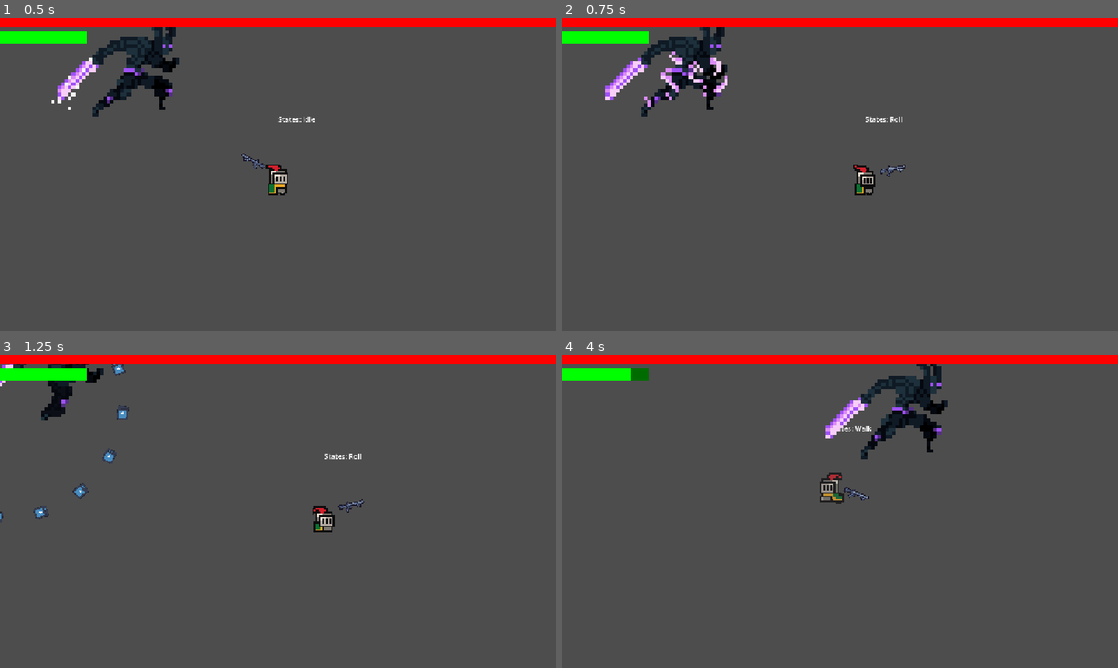
Above: before the commit, frames 1-4 (two rows, left to right).
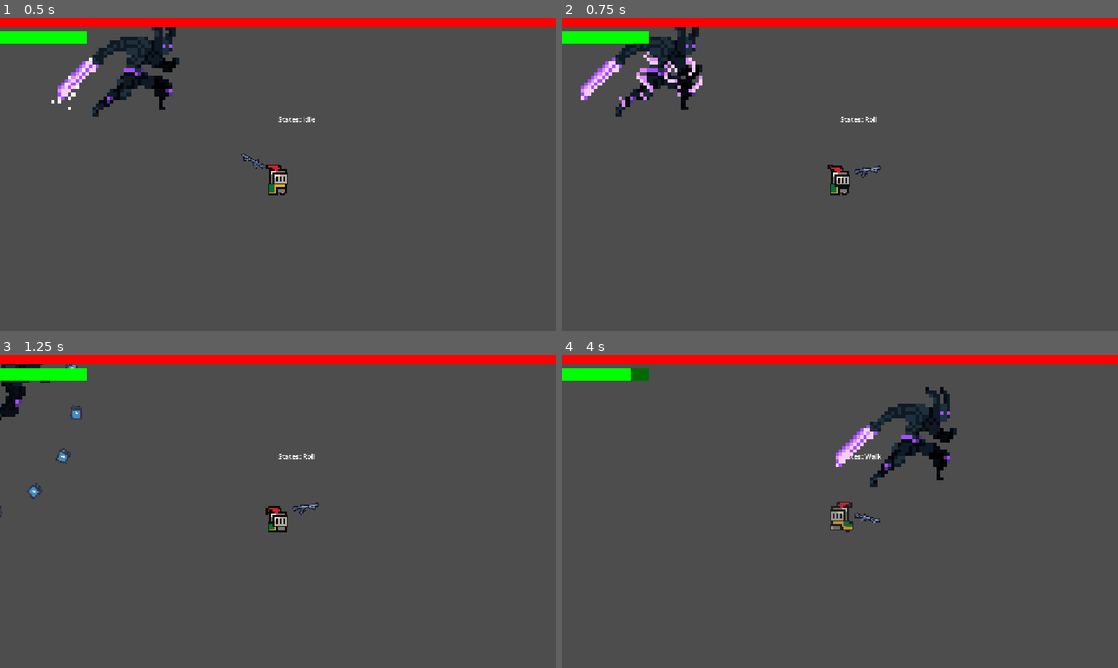
Above: after the commit, the same moments.

Repository: andyhi93/godot-FSM-boss-template
Game: Godot game, scene res://Scenes/Main.tscn
Two runs of this game, one before a commit and one after it. Both use one fixed random seed, a clock stepped at 60 frames per second and the inputs below. The engine's default icon, where the game draws it, is replaced by a stand-in: a white triangle on a blue panel in a dark square. Sound files missing from this copy of the repository are replaced by a short silence.
Inputs (mouse positions are in pixels of both pictures, inside the frame that each line leads up to):
- Up to frame 1 (0.5 s): no input
- Up to frame 2 (0.75 s): move the mouse to (962, 158) at 0.52 s; hold D (move_right) from 0.53 s (still down); tap Shift (roll) at 0.6 s
- Up to frame 3 (1.25 s): keep holding D (move_right)
- Up to frame 4 (4 s): move the mouse to (728, 527) at 1.27 s; release D (move_right) at 1.28 s; hold S (move_down) 1.28-2.03 s; right-click (728, 527) at 1.35 s; tap Shift (roll) at 1.55, 2.1, 3.05, 3.6 s; move the mouse to (895, 442) at 2.02 s; hold D (move_right) 2.03-2.78 s; move the mouse to (812, 574) at 2.77 s; hold W (move_up) 2.78-3.53 s; click (812, 574) at 2.85 s; move the mouse to (1006, 558) at 3.52 s; hold A (move_left) from 3.53 s (still down)

Frame 1 is identical in both runs. In frame 2, 4.4% of the frame differs, in the area x 3-62%, y 2-57%; in frame 3, 2.3%; in frame 4, 4.6%, in the area x 46-71%, y 2-57%.

Commit message:
feat: Camera Game Feel

Diff:
--- /dev/null
+++ b/Scenes/MainCamera.tscn
@@ -0,0 +1,7 @@
+[gd_scene format=3 uid="uid://djaw0la3onjfl"]
+
+[ext_resource type="Script" uid="uid://hkgx48n2htjf" path="res://Scripts/CameraManager.gd" id="1_8m26j"]
+
+[node name="Camera2D" type="Camera2D" unique_id=1075529738]
+position_smoothing_enabled = true
+script = ExtResource("1_8m26j")
--- a/Scenes/player.tscn
+++ b/Scenes/player.tscn
@@ -265,8 +265,7 @@
 animation = &"roll"
 frame_progress = 0.43600327
 
-[node name="Camera2D" type="Camera2D" parent="." unique_id=1502965530]
-position_smoothing_enabled = true
+[node name="Camera2D" type="Camera2D" parent="." unique_id=1155220862]
 
 [node name="CollisionShape2D" type="CollisionShape2D" parent="." unique_id=980795682]
 shape = SubResource("RectangleShape2D_cvnsp")
--- /dev/null
+++ b/Scripts/CameraManager.gd
@@ -0,0 +1,67 @@
+extends Node
+
+# --- 相機控制管理器 (CameraManager) ---
+var trauma: float = 0.0
+@export var trauma_power: float = 2.0
+@export var max_offset: Vector2 = Vector2(50, 50)
+@export var max_roll: float = 5.0
+@export var trauma_decay: float = 0.8
+@export var time_scale: float = 15.0
+
+var noise = FastNoiseLite.new()
+var noise_y: float = 0
+var current_camera: Camera2D = null # 目前正在受管理的相機
+
+func _ready():
+	process_mode = Node.PROCESS_MODE_ALWAYS
+	noise.seed = randi()
+	noise.frequency = 0.5
+
+# 讓外部節點（如 Player）主動把自己身上的相機交給管理器
+func set_camera(camera: Camera2D):
+	current_camera = camera
+
+# 取得目前正在使用的相機 (如果沒人主動交，就自己抓場景裡的)
+func get_active_camera() -> Camera2D:
+	if is_instance_valid(current_camera):
+		return current_camera
+
+	var cam = get_viewport().get_camera_2d()
+	if cam:
+		current_camera = cam
+		return cam
+	return null
+
+func add_trauma(amount: float):
+	trauma = clamp(trauma + amount, 0.0, 1.0)
+
+func shake(strength: float = 0.5):
+	add_trauma(strength)
+
+func hit_stop(duration: float = 0.1, time_scale_val: float = 0.01):
+	Engine.time_scale = time_scale_val
+	await get_tree().create_timer(duration * time_scale_val).timeout
+	Engine.time_scale = 1.0
+
+func zoom_to(target_zoom: float, duration: float = 0.5):
+	var camera = get_active_camera()
+	if camera:
+		var tween = create_tween()
+		tween.tween_property(camera, "zoom", Vector2(target_zoom, target_zoom), duration).set_trans(Tween.TRANS_SINE).set_ease(Tween.EASE_OUT)
+
+func _process(delta):
+	var camera = get_active_camera()
+	if not camera: return
+
+	if trauma > 0:
+		trauma = max(trauma - trauma_decay * delta, 0)
+		var shake_val = pow(trauma, trauma_power)
+		noise_y += delta * time_scale
+
+		# 使用 offset 來震動，這樣不會干擾相機本身的 position (跟隨玩家的座標)
+		camera.offset.x = max_offset.x * shake_val * noise.get_noise_2d(666, noise_y)
+		camera.offset.y = max_offset.y * shake_val * noise.get_noise_2d(999, noise_y)
+		camera.rotation_degrees = max_roll * shake_val * noise.get_noise_2d(333, noise_y)
+	else:
+		camera.offset = lerp(camera.offset, Vector2.ZERO, 0.1)
+		camera.rotation_degrees = lerp(camera.rotation_degrees, 0.0, 0.1)
--- a/project.godot
+++ b/project.godot
@@ -21,6 +21,7 @@
 ScreenShake="*res://Scripts/ScreenShake.gd"
 HitStop="*res://Scripts/HitStop.gd"
 AudioManager="*uid://cr5kyd2bglj1c"
+CameraManager="*uid://hkgx48n2htjf"
 
 [display]
 
Not shown, added: Scripts/CameraManager.gd.uid
